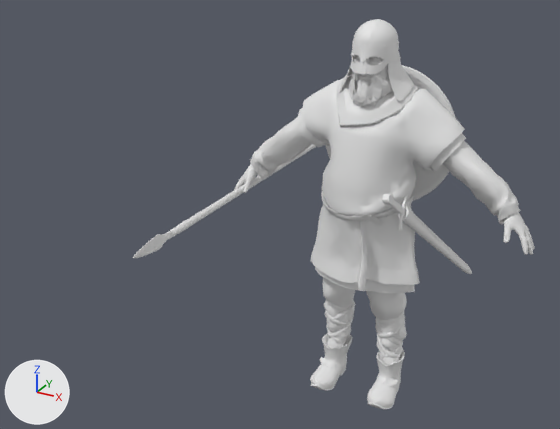
An edit to the FBX model Assets/Art/Models/SpearMan.fbx, drawn before and after from the same camera.
One viewpoint serves both versions: a 50 mm lens placed at (1.35, -3.43, 2.6), pointed at (-0.34, -0.36, 1.07). The lights are fixed; the arrows at lower left show +X, +Y and +Z. Where no turn or scale is listed for an object, it has been applied to the vertices. Vertices at the same position are counted once.

Before the edit, the objects in view are built like this:
```python
me_mesh_002 = bpy.data.meshes.new('Mesh.002')
me_mesh_002.from_pydata(...)  # 417 vertices, 828 faces; spans x -0.02..0.02, y -0.68..1.64, z -0.04..0.04
me_mesh_002.materials.append(mat_weapons)  # white #e7e7e7
me_mesh_004 = bpy.data.meshes.new('Mesh.004')
me_mesh_004.from_pydata(...)  # 8362 vertices, 16592 faces; spans x -0.8..0.83, y -0.2..0.09, z 0.09..1.1
me_mesh_004.materials.append(mat_skin)  # white #e7e7e7
me_mesh_005 = bpy.data.meshes.new('Mesh.005')
me_mesh_005.from_pydata(...)  # 4910 vertices, 4898 faces; spans x -0.108..0.122, y -0.067..0.095, z -0.112..0.145
me_mesh_005.materials.append(mat_hair)  # white #e7e7e7
me_mesh_006 = bpy.data.meshes.new('Mesh.006')
me_mesh_006.from_pydata(...)  # 7307 vertices, 13991 faces; spans x -0.71..0.74, y -0.28..0.22, z -0.07..1.93
me_mesh_006.materials.append(mat_clothes_viking_3)  # white #e7e7e7
me_mesh_007 = bpy.data.meshes.new('Mesh.007')
me_mesh_007.from_pydata(...)  # 823 vertices, 1634 faces; spans x -0.36..0.36, y -0.058..0.037, z -0.36..0.361
me_mesh_007.materials.append(mat_weapons)  # white #e7e7e7
ob_clothes = bpy.data.objects.new('Clothes', me_mesh_006)
ob_clothes.location = (-0.006, -0.052, 0.068)
ob_hair1 = bpy.data.objects.new('Hair1', me_mesh_005)
ob_hair1.location = (-0.001, -0.133, 1.718)
ob_human = bpy.data.objects.new('Human', me_mesh_004)
ob_human.location = (-0.002, 0.008, 0.867)
ob_shield = bpy.data.objects.new('Shield', me_mesh_007)
ob_shield.location = (0.005, 0.175, 1.383)
ob_spear = bpy.data.objects.new('Spear', me_mesh_002)
ob_spear.location = (-0.711, -0.354, 1.04)
# also in view: 'Sword' at (0.32, 0.13, 0.86)
```
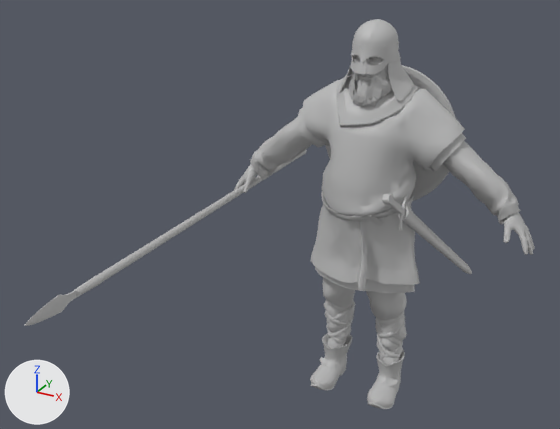
What differs and where, as boxes (x1, y1, x2, y2) in the pictures (560 x 429 px):
'Spear', moved: before (133, 144, 316, 258); after (25, 150, 307, 326)
'Hair1', recoloured: (349, 53, 393, 108) in both
'Human', recoloured (white to grey): (234, 55, 534, 255) in both
part 1 of me_mesh_006, recoloured: (250, 19, 521, 409) in both

What changed in the scene script:
```text
Add mat_hair2:
    mat_hair2 = principled_material('Hair2')
    mat_hair2.base_color = (0.5, 0.5, 0.5)  # grey #bcbcbc
Add mat_clothes1:
    mat_clothes1 = principled_material('Clothes1')
    mat_clothes1.base_color = (0.5, 0.5, 0.5)  # grey #bcbcbc
Add mat_skin1:
    mat_skin1 = principled_material('Skin1')
    mat_skin1.base_color = (0.5, 0.5, 0.5)  # grey #bcbcbc
Change me_mesh_005:
    where me_mesh_005.from_pydata(...)  # 4910 vertices, 4898 faces; spans x -0.108..0.122, y -0.067..0.095, z -0.112..0.145
    remove me_mesh_005.materials.append(mat_hair)  # white #e7e7e7
    add me_mesh_005.materials.append(mat_hair2)  # grey #bcbcbc
Change me_mesh_006:
    used by ob_clothes; location = (-0.006, -0.052, 0.068)
    remove me_mesh_006.from_pydata(...)  # 7307 vertices, 13991 faces; spans x -0.71..0.74, y -0.28..0.22, z -0.07..1.93
    add me_mesh_006.from_pydata(...)  # 7305 vertices, 13991 faces; spans x -0.71..0.74, y -0.28..0.22, z -0.07..1.93
    me_mesh_006 part 1: 13981 faces spanning x -0.71..0.74, y -0.28..0.22, z -0.07..1.93 switch from mat_clothes_viking_3 (white #e7e7e7) to mat_clothes1 (grey #bcbcbc)
Change me_mesh_004:
    where me_mesh_004.from_pydata(...)  # 8362 vertices, 16592 faces; spans x -0.8..0.83, y -0.2..0.09, z 0.09..1.1
    remove me_mesh_004.materials.append(mat_skin)  # white #e7e7e7
    add me_mesh_004.materials.append(mat_skin1)  # grey #bcbcbc
Change ob_spear:
    ob_spear.location: (-0.711, -0.354, 1.04) -> (-0.711, -1.0, 1.04)
```
